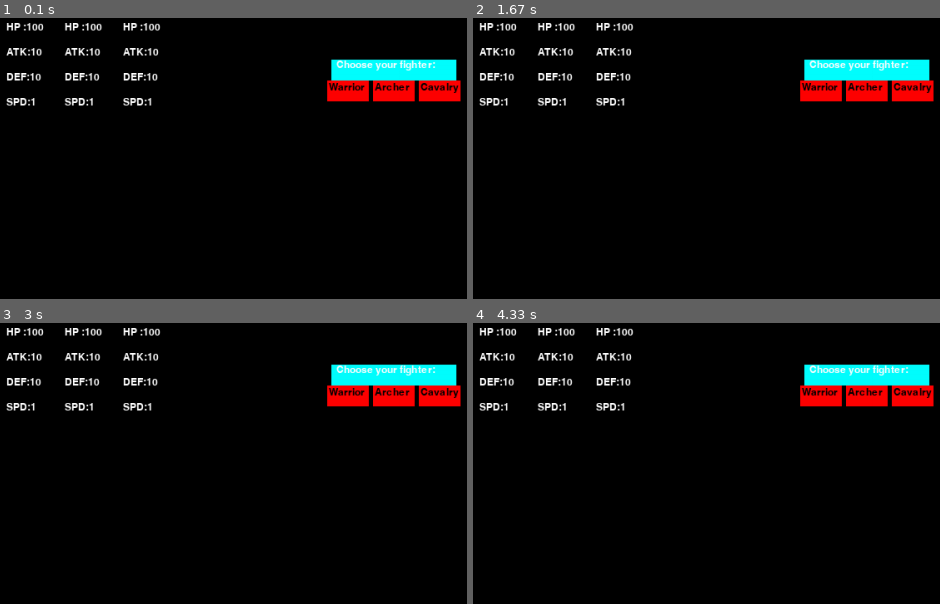
Above: before the commit, frames 1-4 (two rows, left to right).
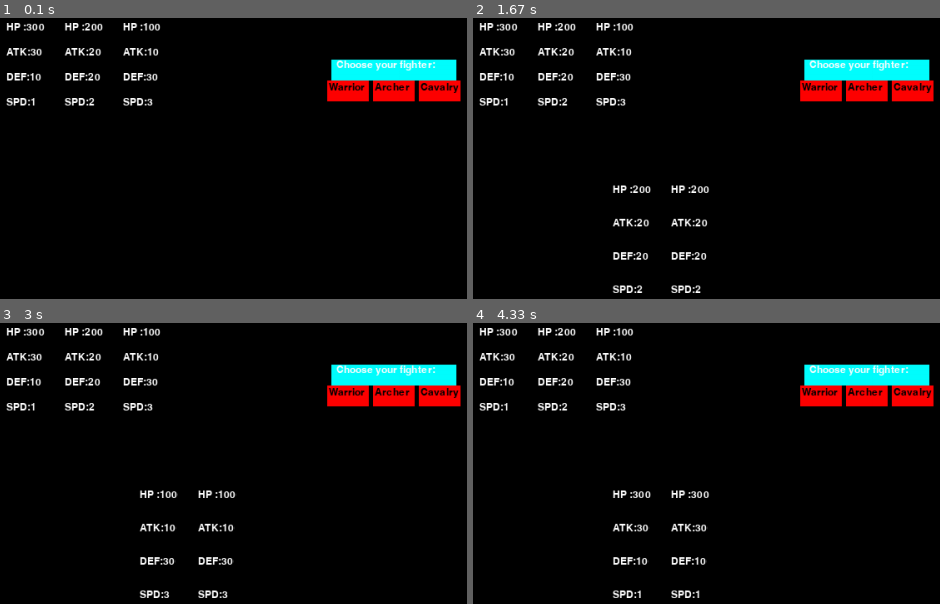
Above: after the commit, the same moments.

Repository: Nikhil-Singla/the-dev-dossier
Game: pygame game, started from game_dev/testArmySim_pygame.py
Two runs of this game, one before a commit and one after it. Both use one fixed random seed, a clock stepped at 60 frames per second and the inputs below.
Inputs (mouse positions are in pixels of both pictures, inside the frame that each line leads up to):
- Up to frame 1 (0.1 s): no input
- Up to frame 2 (1.67 s): click (823, 91) at 0.38 s, where only the run after the commit has a clickable "Warrior"; click (865, 91) at 0.72 s, where only the run after the commit has a clickable "Archer"
- Up to frame 3 (3 s): click (438, 396) at 2.05 s, where only the run after the commit has a clickable "Cavalry"
- Up to frame 4 (4.33 s): click (823, 396) at 3.38 s, where only the run after the commit has a clickable "Warrior"

The runs differ from the first frame. In frame 1, 0.3% of the frame differs, in the area x 5-33%, y 1-32%; in frame 2, 1.6%, in the area x 5-51%, y 1-98%; in frame 3, 1.5%; in frame 4, 1.5%.

Commit message:
Starting the battle sim

Diff:
--- a/game_dev/testArmySim_pygame.py
+++ b/game_dev/testArmySim_pygame.py
@@ -22,6 +22,11 @@
 screen = pygame.display.set_mode([1080, 720]) ## Resolution
 pygame.display.set_caption('Army Sim') ## Title of the game
 
+selectionCount = 0
+selectedFighter = []
+fightResult = []
+beginBattle = False
+
 background = black ## Variable that can be edited later
 frameRate = 60  ## Framerate
 font = pygame.font.Font('freesansbold.ttf', 12) ## Font
@@ -38,10 +43,10 @@
 
 ## Army Stats: [Soldier, Archer, Cavalry]
 
-healthMod = [100, 100, 100]
-attackMod = [10, 10, 10]
-defenseMod = [10, 10, 10]
-speedMod = [1, 1, 1]
+healthMod = [100, 200, 300]
+attackMod = [10, 20, 30]
+defenseMod = [30, 20, 10]
+speedMod = [3, 2, 1]
 
 ## (-> = trumps)
 ## Infantry -> Archer -> Cavalry -> Infantry
@@ -91,6 +96,20 @@
     ## Returning the pygame buttons to select troops
     return warOne, warTwo, warThree
 
+def printBattle(fightList):
+    j = 2
+    while fightList:
+        i = fightList.pop()
+        statDisplay(displayStat1, i, healthMod[i], 'HP :')
+        statDisplay(displayStat2, i, attackMod[i], 'ATK:')
+        statDisplay(displayStat3, i, defenseMod[i], 'DEF:')
+        statDisplay(displayStat4, i, speedMod[i], 'SPD:')
+        screen.blit(displayStat1.pop(), (100+70*j,200))
+        screen.blit(displayStat2.pop(), (100+70*j,240))
+        screen.blit(displayStat3.pop(), (100+70*j,280))
+        screen.blit(displayStat4.pop(), (100+70*j,320))
+        j -= 1
+
 """"
 healthOne = 100
 attackOne = 10
@@ -107,12 +126,13 @@
 """
 
 gameState = True ## Game Running
+screen.fill(background) ## Have our initial background on the screen
+
 while gameState:
     timer.tick(frameRate) ## Tick at the specified framerate
     for event in pygame.event.get():
         if event.type == pygame.QUIT: ## Different from quit(). Here, its an event
             gameState = False
-    screen.fill(background) ## Have our initial background on the screen
 
     for i in range(0,3):
         statDisplay(displayStat1, i, healthMod[i], 'HP :')
@@ -121,10 +141,35 @@
         statDisplay(displayStat4, i, speedMod[i], 'SPD:')
 
     for i in range(0,3):
-        screen.blit(displayStat1[i], (10+70*i,5))
-        screen.blit(displayStat2[i], (10+70*i,35))
-        screen.blit(displayStat3[i], (10+70*i,65))
-        screen.blit(displayStat4[i], (10+70*i,95))
+        screen.blit(displayStat1.pop(), (10+70*i,5))
+        screen.blit(displayStat2.pop(), (10+70*i,35))
+        screen.blit(displayStat3.pop(), (10+70*i,65))
+        screen.blit(displayStat4.pop(), (10+70*i,95))
+
+##    if selectionCount!=0:
+##        print(selectionCount)
     infantry, archer, cavalry = choose_fighterButton()
+
+    if selectionCount==2:
+        beginBattle = True
+        selectionCount = 0
+
+    if beginBattle:
+        printBattle(selectedFighter)
+        beginBattle = False
+
+    if event.type == pygame.MOUSEBUTTONUP:
+        pos = pygame.mouse.get_pos()
+        if infantry.collidepoint(pos):
+            selectedFighter.append(2)
+            selectionCount += 1
+        if archer.collidepoint(pos):
+            selectedFighter.append(1)
+            selectionCount += 1
+        if cavalry.collidepoint(pos):
+            selectedFighter.append(0)
+            selectionCount += 1
+
     pygame.display.flip() ## Update the content of the entire display
+
 pygame.quit() ## Uninitialize all pygame modules
